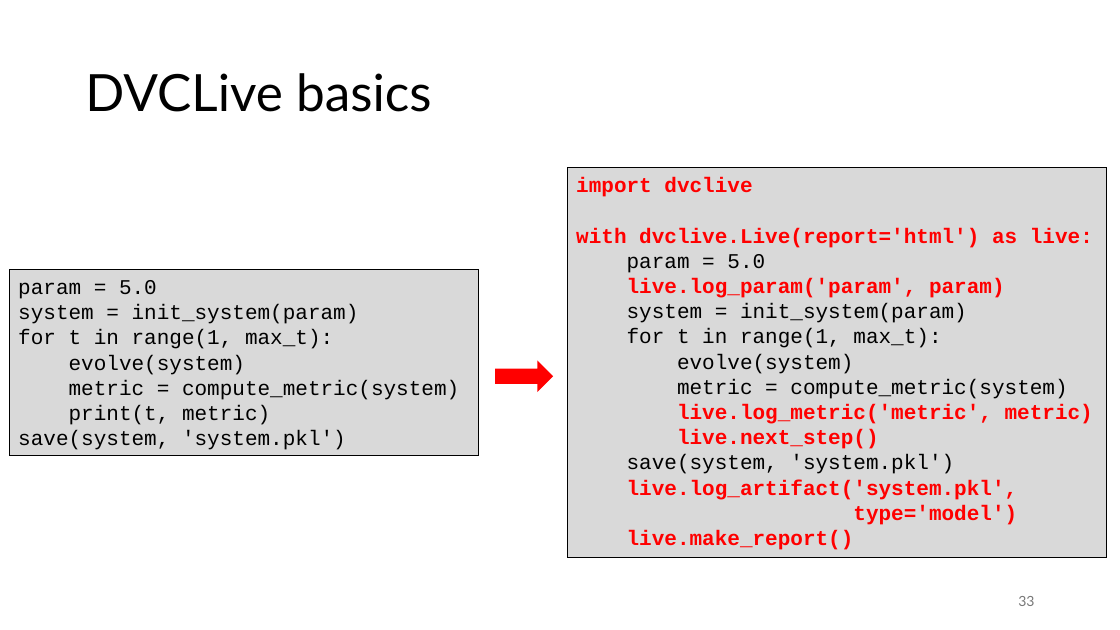
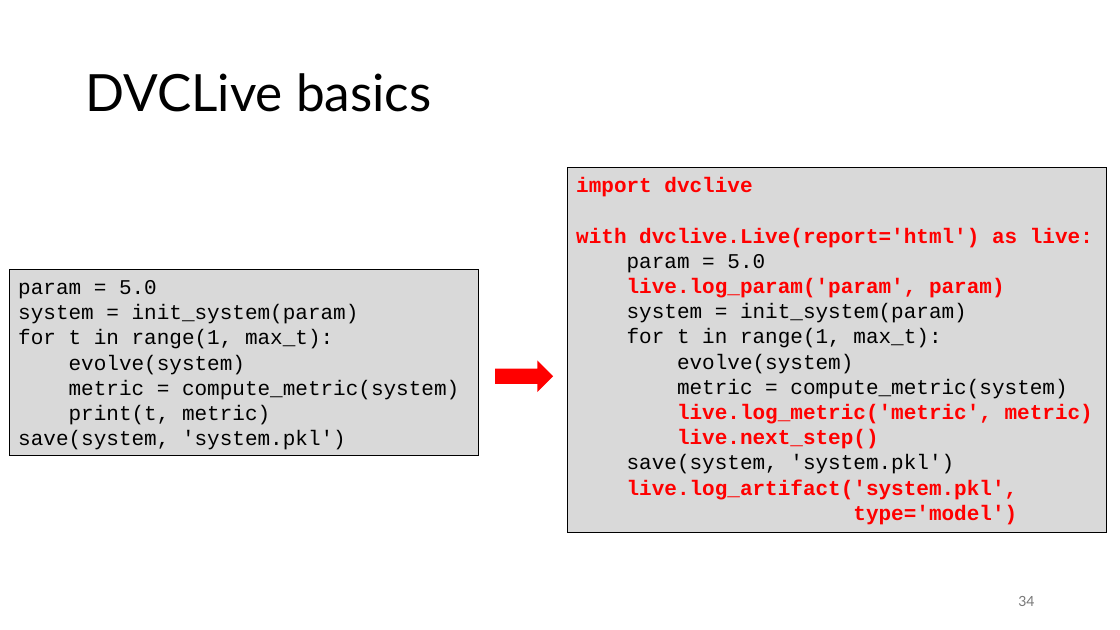
Before and after one commit to gjbex/MLOps-on-HPC, a slide deck: slide 34 of mlops_on_hpc.pptx (slide 33 before the commit). Drawn at 1120x630 pixels with LibreOffice and Linux fonts; fonts in the diff are those of the drawing. Boxes give left, top, right and bottom in pixels: in the first picture for what was removed or moved away, otherwise in the second. Text is boxed around its words. In the diff, an @@ line names an element or a change of style, - is before the commit and + after.

```diff
--- a/mlops_on_hpc.pptx
+++ b/mlops_on_hpc.pptx
@@ rectangle "import dvclive": place and size @@
-rectangle "import dvclive" at (568, 167, 1107, 557)
+rectangle "import dvclive" at (568, 167, 1107, 532)
@@ text in rectangle at (627, 530, 854, 550): paragraph removed @@
-live.make_report()
@@ page number at (1018, 596, 1034, 606): text changed @@
-33
+34
```
Also in this commit, not shown: 3 other slides changed, 2 slides added.
